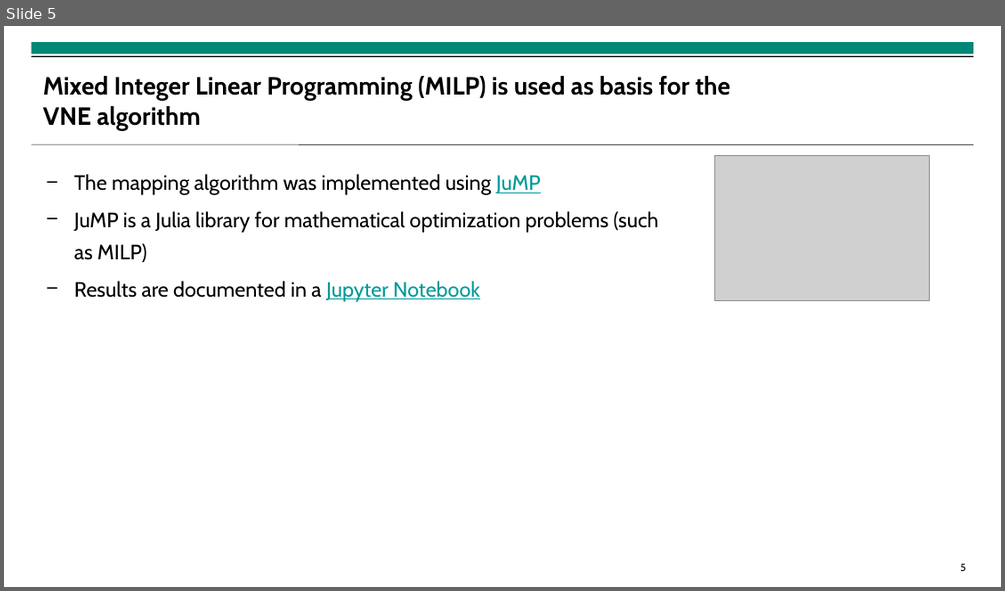
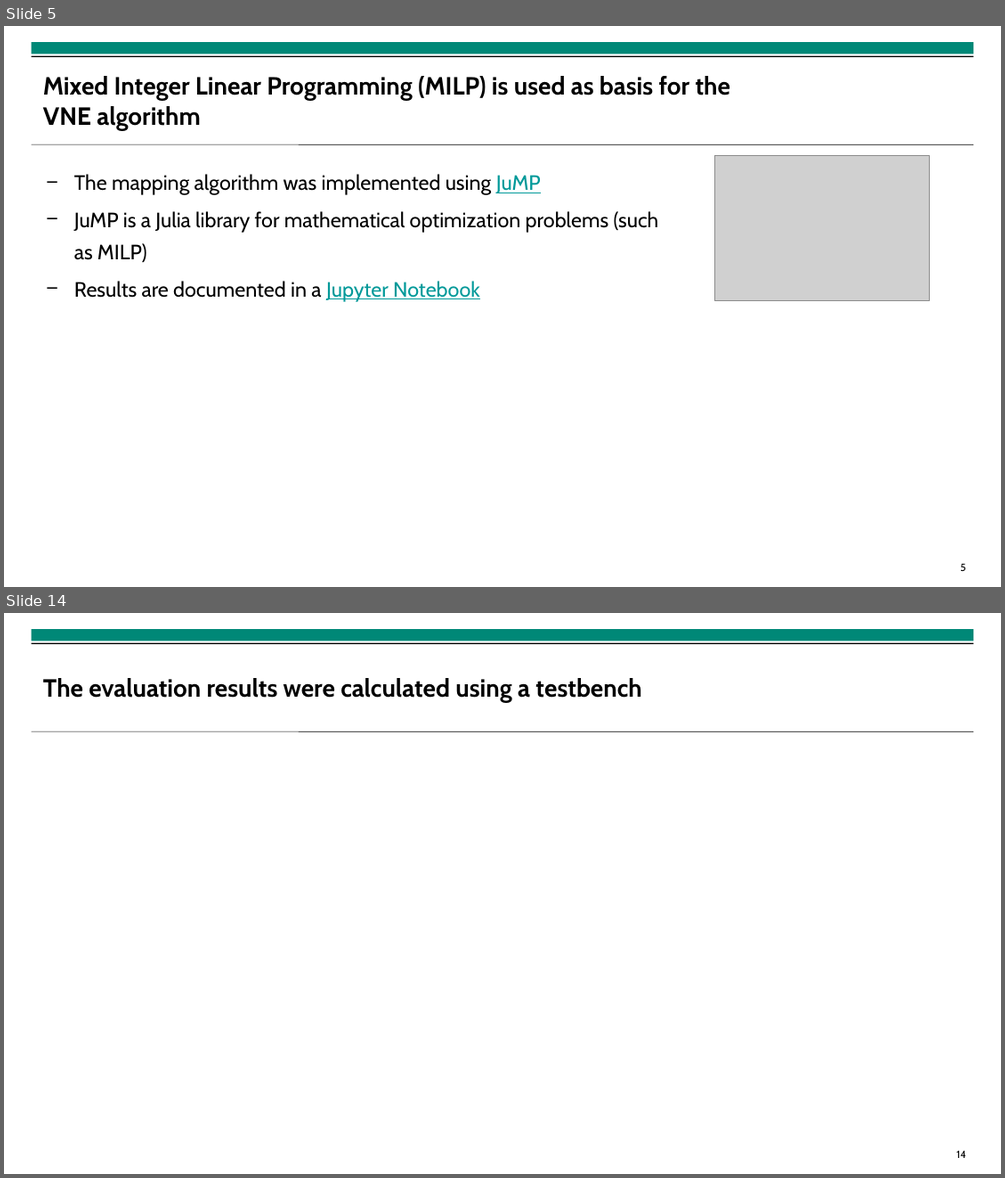
Before and after one commit to isabella-grieser/VNR-optimization-for-VPP, a slide deck: presentation/VPP_Presentation_EINS.pptx. Shown one above the other, each under a label of ours: slide 5 before the commit, slides 5 and 14 after it; the slides between them are not shown. The pictures are 1005x591 and 1005x1178 pixels, drawn with LibreOffice and Linux fonts; fonts in the diff are those of the drawing; grey boxes stand for pictures; background and template pictures are left out. Boxes give left, top, right and bottom in pixels: in the first picture for what was removed or moved away, otherwise in the second. Text is boxed around its words. In the diff, an @@ line names an element or a change of style, - is before the commit and + after.

```diff
--- a/presentation/VPP_Presentation_EINS.pptx
+++ b/presentation/VPP_Presentation_EINS.pptx
@@ slide 14 added at (x1=4, y1=613, x2=1001, y2=1174), background #FFFFFF; not listed: 4 template elements that a slide beside it also shows @@
@@ title added at (x1=43, y1=678, x2=641, y2=703), 24 pt, text #000000, bold @@
+The evaluation results were calculated using a testbench
```
Also in this commit, not shown: 7 slides changed, 8 other slides added, 1 slide removed, 18 other files.
